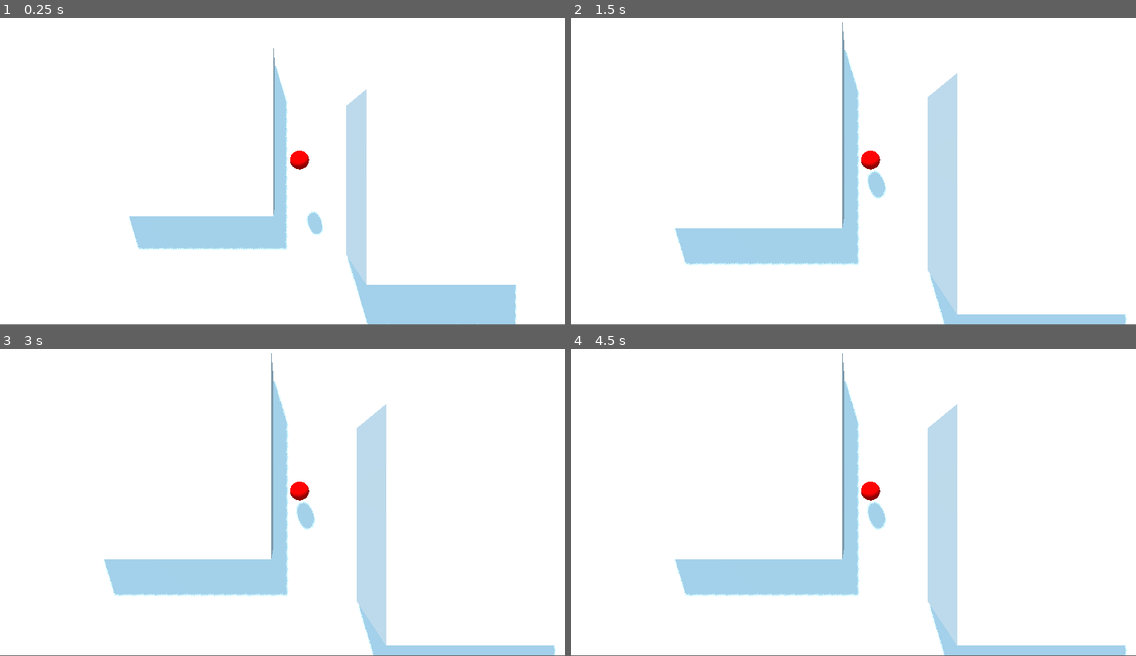
Above: before the commit, frames 1-4 (two rows, left to right).
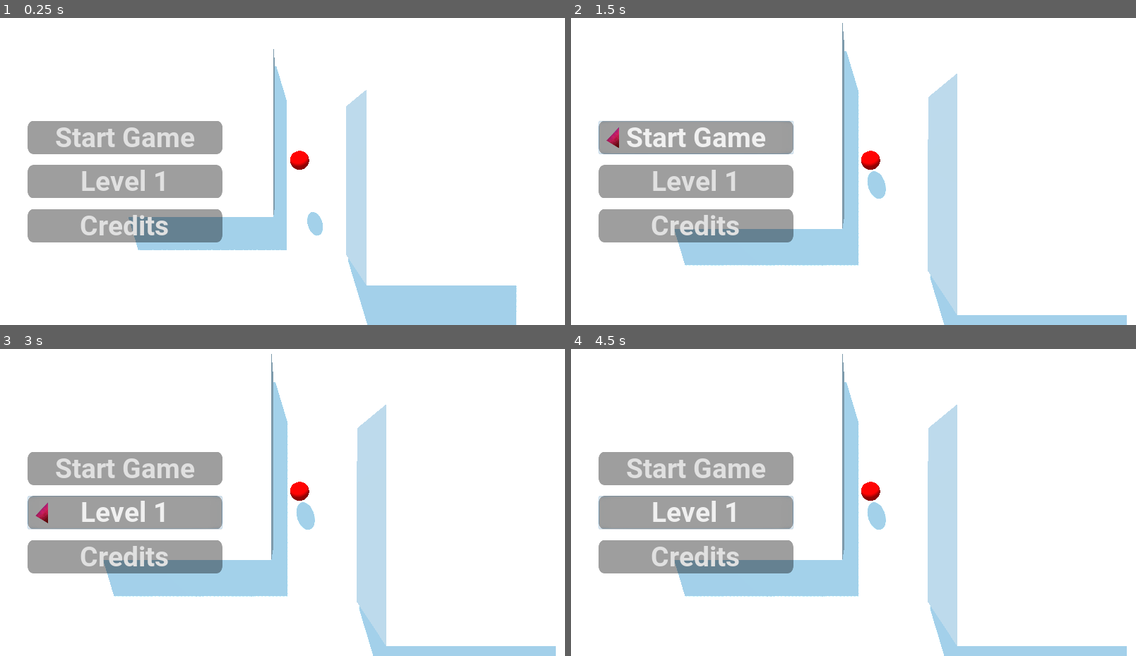
Above: after the commit, the same moments.

Repository: CaptainProton42/ldjam46
Game: Godot game, scene res://TestTopDown.tscn
Two runs of this game, one before a commit and one after it. Both use one fixed random seed, a clock stepped at 60 frames per second and the inputs below.
Inputs (mouse positions are in pixels of both pictures, inside the frame that each line leads up to):
- Up to frame 1 (0.25 s): no input
- Up to frame 2 (1.5 s): click (695, 226) at 0.5 s, where only the run after the commit has a clickable "Credits"; click (695, 137) at 1.25 s, where only the run after the commit has a clickable "Start Game"
- Up to frame 3 (3 s): click (124, 468) at 2 s, where only the run after the commit has a clickable "Start Game"; click (124, 511) at 2.75 s, where only the run after the commit has a clickable "Level 1"
- Up to frame 4 (4.5 s): click (695, 511) at 3.5 s, where only the run after the commit has a clickable "Level 1"; tap Enter at 4.25 s; move the mouse to (977, 474) at 4.27 s; hold W (forward) from 4.28 s (still down); click (977, 474) at 4.42 s
In our replay, the window is 800x468 before the commit and 800x469 after it. These sizes can differ from the game's own. Grey fills any space a smaller window leaves; there, only what the larger window draws over its background counts as a difference.

The runs differ from the first frame. In frame 1, 12% of the frame differs, in the area x 4-92%, y 9-100%; in frame 2, 11%; in frame 3, 12%; in frame 4, 12%.

Commit message:
Added menu

Diff:
--- a/Heart.gd
+++ b/Heart.gd
@@ -11,7 +11,7 @@
 	if event is InputEventMouseButton and !event.pressed and event.button_index == 1:
 		charging = false
 		var force_dir = -normal
-		force = 5.0 * force_dir.normalized();
+		force = 4.0 * force_dir.normalized();
 		force.y = 10.0 * charge
 		charge = 0.0
 
--- /dev/null
+++ b/Menu.tscn
@@ -0,0 +1,162 @@
+[gd_scene load_steps=6 format=2]
+
+[ext_resource path="res://images/menu_background.png" type="Texture" id=1]
+[ext_resource path="res://styles/style_button_pressed.tres" type="StyleBox" id=2]
+[ext_resource path="res://font/roboto.tres" type="DynamicFont" id=3]
+[ext_resource path="res://styles/style_button_normal.tres" type="StyleBox" id=4]
+[ext_resource path="res://images/polygon.png" type="Texture" id=5]
+
+[node name="Control" type="Control"]
+anchor_right = 1.0
+anchor_bottom = 1.0
+size_flags_horizontal = 3
+size_flags_vertical = 3
+__meta__ = {
+"_edit_use_anchors_": false
+}
+
+[node name="Background" type="TextureRect" parent="."]
+visible = false
+margin_right = 1024.0
+margin_bottom = 600.0
+size_flags_horizontal = 3
+size_flags_vertical = 3
+texture = ExtResource( 1 )
+expand = true
+stretch_mode = 1
+__meta__ = {
+"_edit_use_anchors_": false
+}
+
+[node name="HBoxContainer" type="HBoxContainer" parent="."]
+margin_left = 375.0
+margin_top = 202.0
+margin_right = 375.0
+margin_bottom = 454.0
+__meta__ = {
+"_edit_use_anchors_": false
+}
+
+[node name="MarginContainer" type="MarginContainer" parent="."]
+margin_right = 1024.0
+margin_bottom = 600.0
+custom_constants/margin_right = 50
+custom_constants/margin_top = 50
+custom_constants/margin_left = 50
+custom_constants/margin_bottom = 50
+__meta__ = {
+"_edit_use_anchors_": false
+}
+
+[node name="HSplitContainer" type="HSplitContainer" parent="MarginContainer"]
+margin_left = 50.0
+margin_top = 50.0
+margin_right = 974.0
+margin_bottom = 550.0
+custom_constants/separation = 0
+__meta__ = {
+"_edit_use_anchors_": false
+}
+
+[node name="VBoxContainer" type="VBoxContainer" parent="MarginContainer/HSplitContainer"]
+margin_right = 353.0
+margin_bottom = 500.0
+custom_constants/separation = 20
+alignment = 1
+
+[node name="LabelMenu" type="Label" parent="MarginContainer/HSplitContainer/VBoxContainer"]
+margin_top = 100.0
+margin_right = 353.0
+margin_bottom = 160.0
+custom_fonts/font = ExtResource( 3 )
+custom_colors/font_color = Color( 1, 1, 1, 1 )
+text = "Main Menu"
+align = 1
+uppercase = true
+__meta__ = {
+"_edit_use_anchors_": false
+}
+
+[node name="ButtonStart" type="Button" parent="MarginContainer/HSplitContainer/VBoxContainer"]
+margin_top = 180.0
+margin_right = 353.0
+margin_bottom = 240.0
+rect_pivot_offset = Vector2( 164.251, 40.2051 )
+custom_styles/hover = ExtResource( 2 )
+custom_styles/pressed = ExtResource( 2 )
+custom_styles/normal = ExtResource( 4 )
+custom_fonts/font = ExtResource( 3 )
+text = "Start Game"
+__meta__ = {
+"_edit_use_anchors_": false
+}
+
+[node name="ButtonSelectLevel" type="Button" parent="MarginContainer/HSplitContainer/VBoxContainer"]
+margin_top = 260.0
+margin_right = 353.0
+margin_bottom = 320.0
+rect_pivot_offset = Vector2( 164.251, 40.2051 )
+custom_styles/hover = ExtResource( 2 )
+custom_styles/pressed = ExtResource( 2 )
+custom_styles/normal = ExtResource( 4 )
+custom_fonts/font = ExtResource( 3 )
+custom_constants/hseparation = 0
+text = "Level 1"
+__meta__ = {
+"_edit_use_anchors_": false
+}
+
+[node name="ButtonCredits" type="Button" parent="MarginContainer/HSplitContainer/VBoxContainer"]
+margin_top = 340.0
+margin_right = 353.0
+margin_bottom = 400.0
+rect_pivot_offset = Vector2( 164.251, 40.2051 )
+custom_styles/hover = ExtResource( 2 )
+custom_styles/pressed = ExtResource( 2 )
+custom_styles/normal = ExtResource( 4 )
+custom_fonts/font = ExtResource( 3 )
+custom_constants/hseparation = 0
+text = "Credits"
+__meta__ = {
+"_edit_use_anchors_": false
+}
+
+[node name="MarginContainer" type="MarginContainer" parent="MarginContainer/HSplitContainer"]
+margin_left = 361.0
+margin_right = 924.0
+margin_bottom = 500.0
+custom_constants/margin_right = 100
+custom_constants/margin_top = 100
+custom_constants/margin_left = 100
+custom_constants/margin_bottom = 100
+__meta__ = {
+"_edit_use_anchors_": false
+}
+
+[node name="Label" type="Label" parent="MarginContainer/HSplitContainer/MarginContainer"]
+visible = false
+margin_left = 100.0
+margin_top = 220.0
+margin_right = 463.0
+margin_bottom = 280.0
+custom_fonts/font = ExtResource( 3 )
+text = "Title"
+align = 1
+valign = 2
+
+[node name="Polygon" type="TextureRect" parent="MarginContainer/HSplitContainer/MarginContainer"]
+visible = false
+margin_left = 100.0
+margin_top = 100.0
+margin_right = 463.0
+margin_bottom = 400.0
+size_flags_horizontal = 3
+size_flags_vertical = 3
+texture = ExtResource( 5 )
+expand = true
+
+[node name="VBoxContainer" type="VBoxContainer" parent="MarginContainer/HSplitContainer/MarginContainer"]
+margin_left = 100.0
+margin_top = 100.0
+margin_right = 463.0
+margin_bottom = 400.0
--- /dev/null
+++ b/MenuScale.gd
@@ -0,0 +1,19 @@
+extends MeshInstance
+
+
+# Declare member variables here. Examples:
+# var a = 2
+# var b = "text"
+var projectResolution;
+var startPosition;
+
+# Called when the node enters the scene tree for the first time.
+func _ready():
+	projectResolution = Vector2(ProjectSettings.get_setting("display/window/size/width") ,ProjectSettings.get_setting("display/window/size/height"))
+	startPosition = translation
+
+
+# Called every frame. 'delta' is the elapsed time since the previous frame.
+func _process(delta):
+	var diff = projectResolution - OS.get_window_size()
+	translation = Vector3(-3, 0.1 + diff.y / 500, -1.92 + diff.x / 500)
--- /dev/null
+++ b/MenuTest.tscn
@@ -0,0 +1,35 @@
+[gd_scene load_steps=6 format=2]
+
+[ext_resource path="res://shader/MenuShader.tres" type="Material" id=1]
+[ext_resource path="res://Menu.tscn" type="PackedScene" id=2]
+[ext_resource path="res://MenuScale.gd" type="Script" id=3]
+
+[sub_resource type="QuadMesh" id=1]
+material = ExtResource( 1 )
+size = Vector2( 90, 50 )
+
+[sub_resource type="SphereMesh" id=2]
+
+[node name="Spatial" type="Spatial"]
+
+[node name="Control" parent="." instance=ExtResource( 2 )]
+
+[node name="Background" type="MeshInstance" parent="."]
+transform = Transform( 0.0302068, 0, 0.999544, 0, 1, 0, -0.999544, 0, 0.0302068, 0, 0, 0 )
+mesh = SubResource( 1 )
+skeleton = NodePath("")
+material/0 = null
+
+[node name="Camera" type="Camera" parent="."]
+transform = Transform( -1.62921e-07, 0, 1, 0, 1, 0, -1, 0, -1.62921e-07, 0, 0, 0 )
+current = true
+
+[node name="MeshInstance" type="MeshInstance" parent="."]
+transform = Transform( -8.14603e-08, 0, 0.5, 0, 0.5, 0, -0.5, 0, -8.14603e-08, -3, 0.1, -2.3 )
+mesh = SubResource( 2 )
+material/0 = null
+script = ExtResource( 3 )
+
+[node name="DirectionalLight" type="DirectionalLight" parent="."]
+transform = Transform( 0.0302068, 0, 0.999544, 0, 1, 0, -0.999544, 0, 0.0302068, 55.0226, 0, 0 )
+light_energy = 0.52
--- a/TestTopDown.tscn
+++ b/TestTopDown.tscn
@@ -1,8 +1,9 @@
-[gd_scene load_steps=14 format=2]
+[gd_scene load_steps=15 format=2]
 
 [ext_resource path="res://Heart.gd" type="Script" id=1]
 [ext_resource path="res://Camera.gd" type="Script" id=2]
 [ext_resource path="res://MeshInstance.gd" type="Script" id=3]
+[ext_resource path="res://Menu.tscn" type="PackedScene" id=4]
 
 [sub_resource type="BoxShape" id=1]
 
@@ -32,27 +33,30 @@
 	VERTEX.y = VERTEX.y * squish;
 }"
 
-[sub_resource type="ShaderMaterial" id=10]
-shader = SubResource( 9 )
+[sub_resource type="ShaderMaterial" id=7]
+shader = SubResource( 6 )
 shader_param/squish = 1.0
 
-[sub_resource type="BoxShape" id=5]
+[sub_resource type="BoxShape" id=8]
 
-[sub_resource type="CubeMesh" id=6]
+[sub_resource type="CubeMesh" id=9]
 
-[sub_resource type="SpatialMaterial" id=8]
+[sub_resource type="SpatialMaterial" id=10]
 albedo_color = Color( 1, 0.317647, 0.317647, 1 )
 
 [node name="Spatial" type="Spatial"]
+
+[node name="Control" parent="." instance=ExtResource( 4 )]
 
 [node name="StaticBody" type="StaticBody" parent="."]
 transform = Transform( 44.6974, 0, 0, 0, 0.198162, 0, 0, 0, 41.314, 0, 0, 0 )
 
 [node name="CollisionShape" type="CollisionShape" parent="StaticBody"]
+transform = Transform( 1, 0, 0, 0, 1, 0, 0, 0, 1, 0, 0, 0 )
 shape = SubResource( 1 )
 
 [node name="MeshInstance" type="MeshInstance" parent="StaticBody"]
-transform = Transform( 1, 0, 0, 0, 1, 0, 0, 0, 1, 0.00871884, -0.644971, -0.00110533 )
+transform = Transform( 1, 0, 0, 0, 0.999999, 0, 0, 0, 0.999999, 0.00871884, -0.644971, -0.00110533 )
 mesh = SubResource( 2 )
 material/0 = null
 
@@ -60,6 +64,7 @@
 transform = Transform( -0.88748, -0.399678, -0.229428, -0.451527, 0.654499, 0.606428, -0.0922149, 0.641785, -0.76132, -17.7615, 15.6952, 0 )
 shadow_enabled = true
 directional_shadow_normal_bias = 0.0
+directional_shadow_depth_range = 1
 
 [node name="Camera" type="Camera" parent="."]
 transform = Transform( 1, 0, 0, 0, -0.00260043, 0.999997, 0, -0.999997, -0.00260043, -0.179622, 2.49267, -0.0152571 )
--- /dev/null
+++ b/font/roboto.tres
@@ -0,0 +1,7 @@
+[gd_resource type="DynamicFont" load_steps=2 format=2]
+
+[ext_resource path="res://font/Roboto-Bold.ttf" type="DynamicFontData" id=1]
+
+[resource]
+size = 50
+font_data = ExtResource( 1 )
--- a/project.godot
+++ b/project.godot
@@ -18,6 +18,10 @@
 config/name="Jam Test"
 run/main_scene="res://TestTopDown.tscn"
 config/icon="res://icon.png"
+
+[display]
+
+window/stretch/mode="2d"
 
 [input]
 
@@ -41,5 +45,5 @@
 quality/driver/driver_name="GLES2"
 vram_compression/import_etc=true
 vram_compression/import_etc2=false
-quality/directional_shadow/size=8192
+quality/directional_shadow/size=12000
 environment/default_environment="res://default_env.tres"
--- /dev/null
+++ b/shader/MenuShader.tres
@@ -0,0 +1,26 @@
+[gd_resource type="ShaderMaterial" load_steps=3 format=2]
+
+[ext_resource path="res://images/poly_background.png" type="Texture" id=1]
+
+[sub_resource type="Shader" id=3]
+code = "shader_type spatial;
+uniform sampler2D tex;
+
+void vertex() {
+  	POSITION = vec4(VERTEX, 1);
+	UV.x += UV.x * 40.085;
+	UV.y += UV.y * 20.0;
+
+	POSITION.z += 1.0;
+}
+
+void fragment() {
+	vec4 col = texture(tex, UV);
+
+	ALBEDO = col.rgb;
+	ALPHA = col.a;
+}"
+
+[resource]
+shader = SubResource( 3 )
+shader_param/tex = ExtResource( 1 )
--- /dev/null
+++ b/styles/style_button.tres
@@ -0,0 +1,12 @@
+[gd_resource type="StyleBoxFlat" format=2]
+
+[resource]
+bg_color = Color( 0, 0, 0, 0.458824 )
+corner_radius_top_left = 4
+corner_radius_top_right = 4
+corner_radius_bottom_right = 4
+corner_radius_bottom_left = 4
+expand_margin_left = 40.0
+expand_margin_right = 40.0
+expand_margin_top = 5.0
+expand_margin_bottom = 5.0
--- /dev/null
+++ b/styles/style_button_normal.tres
@@ -0,0 +1,9 @@
+[gd_resource type="StyleBoxTexture" load_steps=2 format=2]
+
+[ext_resource path="res://images/button_normal.png" type="Texture" id=1]
+
+[resource]
+texture = ExtResource( 1 )
+region_rect = Rect2( 0, 0, 831, 109 )
+margin_left = 50.0
+margin_right = 50.0
--- /dev/null
+++ b/styles/style_button_pressed.tres
@@ -0,0 +1,9 @@
+[gd_resource type="StyleBoxTexture" load_steps=2 format=2]
+
+[ext_resource path="res://images/button_selected.png" type="Texture" id=1]
+
+[resource]
+texture = ExtResource( 1 )
+region_rect = Rect2( 0, 0, 831, 109 )
+margin_left = 50.0
+margin_right = 50.0
Not shown: 5 places in TestTopDown.tscn that only renumber resources
Binary file added: font/Roboto-Bold.ttf
Binary file added: images/button_normal.png
Not shown, added: images/button_normal.png.import
Binary file added: images/button_selected.png
Not shown, added: images/button_selected.png.import
Binary file added: images/menu_background.png
Not shown, added: images/menu_background.png.import
Binary file added: images/poly_background.png
Not shown, added: images/poly_background.png.import
Binary file added: images/polygon.png
Not shown, added: images/polygon.png.import
